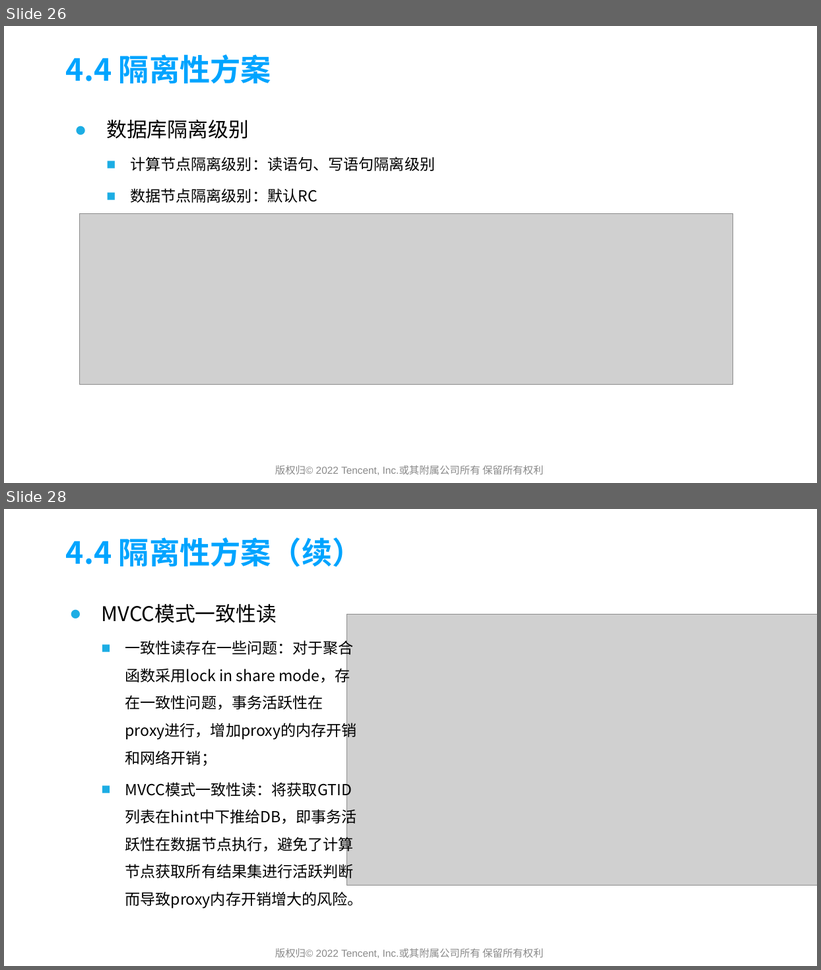
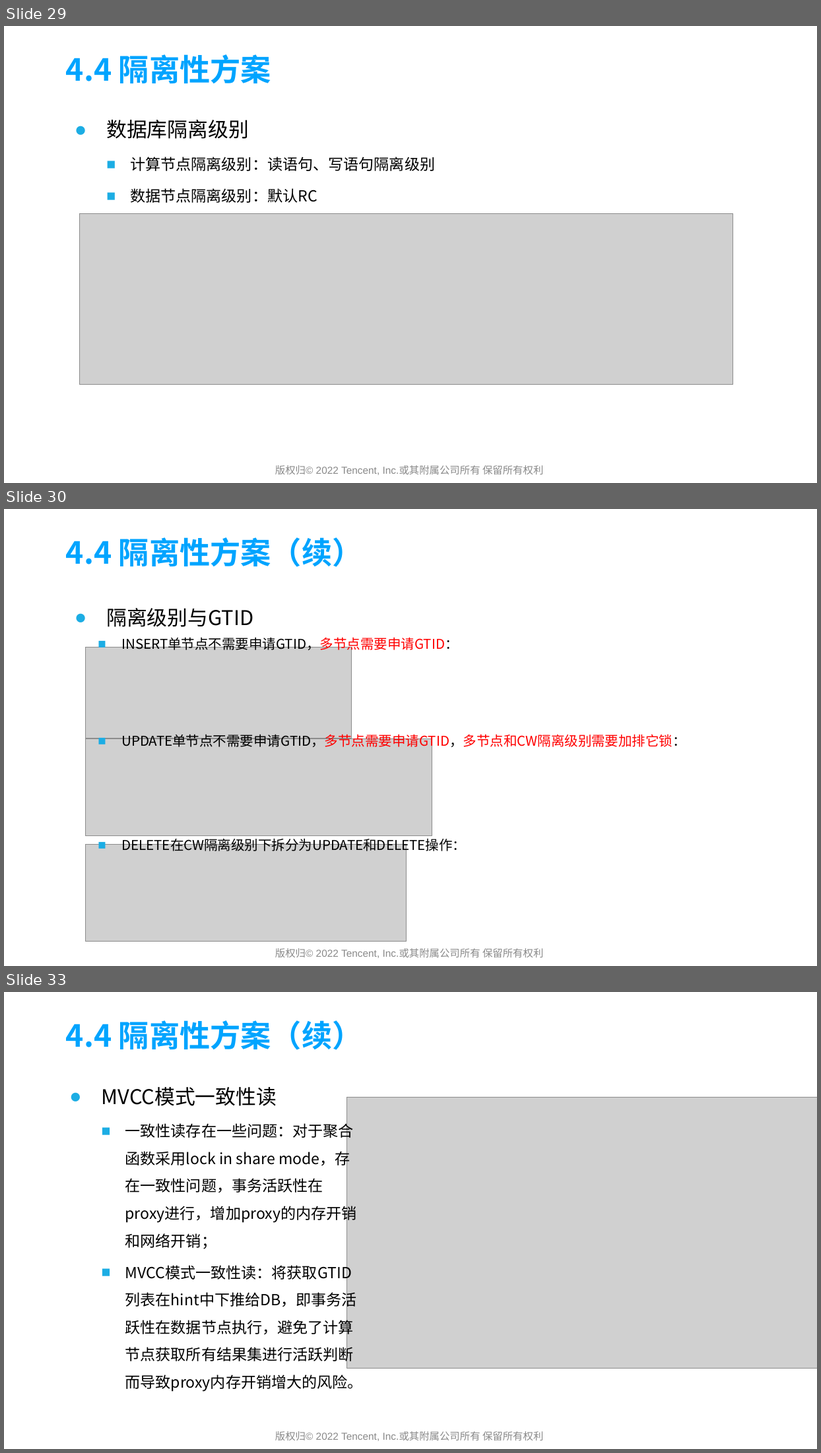
Before and after one commit to yedushusheng/mysql-learning, a slide deck: 28. OLTP/GoldenDB产品简介及架构解析.pptx. Shown one above the other, each under a label of ours: slides 26 and 28 before the commit, slides 29, 30 and 33 after it; the slides between them are not shown. The pictures are 821x970 and 821x1453 pixels, drawn with LibreOffice and Linux fonts; fonts in the diff are those of the drawing; grey boxes stand for pictures; background and template pictures are left out. Boxes give left, top, right and bottom in pixels: in the first picture for what was removed or moved away, otherwise in the second. Text is boxed around its words. In the diff, an @@ line names an element or a change of style, - is before the commit and + after.

```diff
--- a/28. OLTP/GoldenDB产品简介及架构解析.pptx
+++ b/28. OLTP/GoldenDB产品简介及架构解析.pptx
@@ slide 30 added at box(4, 509, 817, 966), background picture (left out) @@
@@ title added at box(66, 537, 363, 567), 36 pt, text #00A4FF, bold @@
+4.4 隔离性方案（续）
@@ text added at box(106, 608, 253, 627), 24 pt, text #000000 @@
+● 隔离级别与GTID
@@ text added at box(121, 637, 458, 653), 16 pt, text #000000 @@
+  ■ INSERT单节点不需要申请GTID，多节点需要申请GTID：
@@ picture added at box(86, 648, 352, 739) @@
@@ picture added at box(86, 739, 432, 836) @@
@@ text added at box(121, 732, 686, 749), 16 pt, text #FF0000 @@
+  ■ UPDATE单节点不需要申请GTID，多节点需要申请GTID，多节点和CW隔离级别需要加排它锁：
@@ picture added at box(86, 844, 407, 941) @@
@@ text added at box(121, 837, 466, 854), 16 pt, text #000000 @@
+  ■ DELETE在CW隔离级别下拆分为UPDATE和DELETE操作：
@@ text added at box(275, 949, 543, 958), 12 pt, text #898989 @@
+版权归© 2022 Tencent, Inc.或其附属公司所有 保留所有权利
@@ what was slide 26 is now slide 29 @@
@@ what was slide 28 is now slide 33 @@
```
Also in this commit, not shown: 10 slides changed, 7 other slides added.
